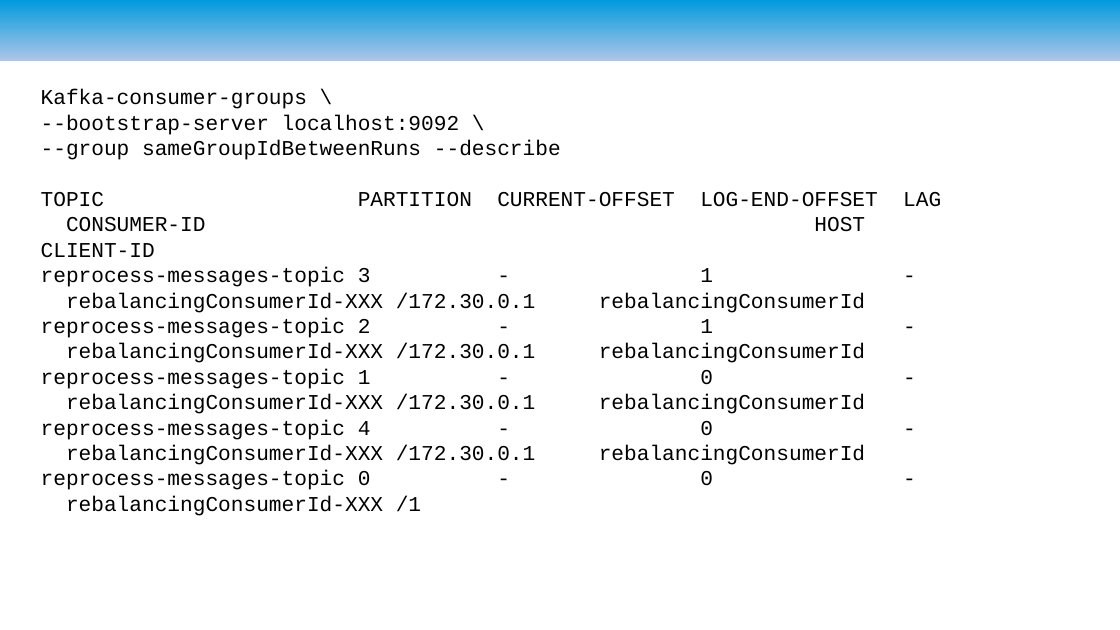
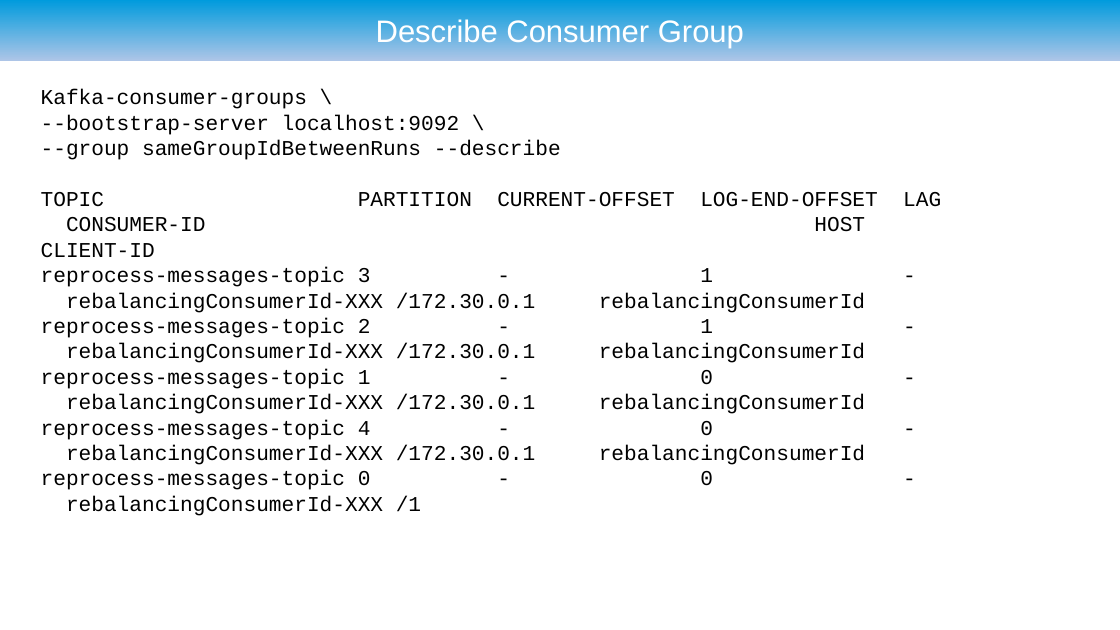
Before and after one commit to ryzlab/kafka-kompetensdag, a slide deck: slide 36 of doc/presentation.odp (slide 30 before the commit). Drawn at 1120x630 pixels with LibreOffice and Linux fonts; fonts in the diff are those of the drawing; background and template pictures are left out. Boxes give left, top, right and bottom in pixels: in the first picture for what was removed or moved away, otherwise in the second. Text is boxed around its words. In the diff, an @@ line names an element or a change of style, - is before the commit and + after.

```diff
--- a/doc/presentation.odp
+++ b/doc/presentation.odp
@@ title added at <box>376,18,744,49</box>, 22 pt, text #FFFFFF @@
+Describe Consumer Group
```
Also in this commit, not shown: 8 other slides changed, 4 slides added, 5 other files.
